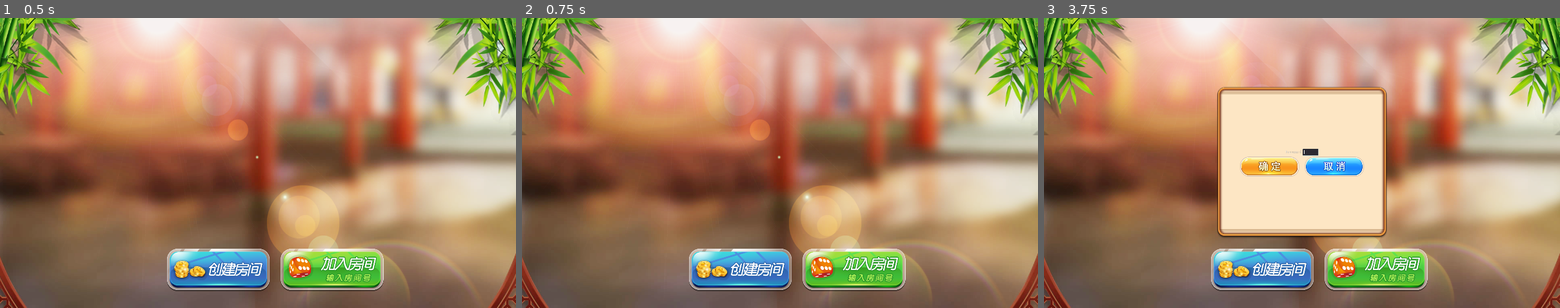
Above: before the commit, frames 1-3 (left to right).
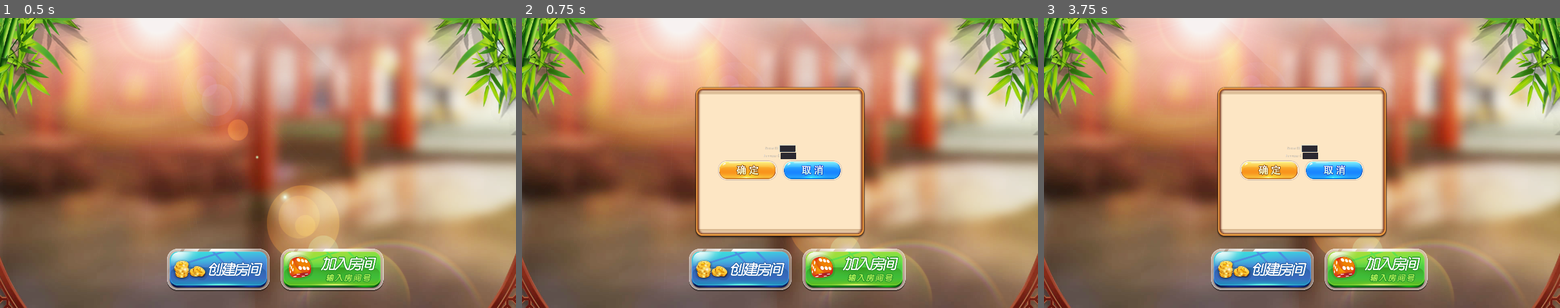
Above: after the commit, the same moments.

Repository: c-my/MahjongGame
Game: Godot game, scene res://Hall.tscn
Two runs of this game, one before a commit and one after it. Both use one fixed random seed, a clock stepped at 60 frames per second and the inputs below.
Inputs (mouse positions are in pixels of both pictures, inside the frame that each line leads up to):
- Up to frame 1 (0.5 s): no input
- Up to frame 2 (0.75 s): click (852, 270) at 0.5 s
- Up to frame 3 (3.75 s): click (1271, 171) at 1.27 s; click (1332, 171) at 2.02 s; click (1374, 270) at 2.75 s; click (1260, 270) at 3.5 s

Frame 1 is identical in both runs. In frame 2, 17% of the frame differs, in the area x 33-67%, y 23-76%; in frame 3, 1.5%.

Commit message:
Fix: convert table-order to integer

Diff:
--- a/Hall.gd
+++ b/Hall.gd
@@ -1,12 +1,17 @@
 extends Node2D
 
+const Success       = 1
+const NoSuchRoom    = -1
+const NoSeat        = -2
+const WrongPassword = -3
 
 var my_user_id=0
 
 
 # Called when the node enters the scene tree for the first time.
 func _ready():
-	$CreateRoomRequest.connect("request_completed", self, "on_request_completed")
+	$CreateRoomRequest.connect("request_completed", self, "on_create_request_completed")
+	$JoinRoomRequest.connect("request_completed", self, "on_join_request_completed")
 	ConnManager.connect("conn_success", self, "on_ws_established")
 
 
@@ -22,13 +27,28 @@
 func _on_CreateRoomButton_pressed():
 	$CreateRoomDialog.popup_centered()
 
-func _on_CancelButton_pressed():
+func _on_CreateRoom_ConfirmButton_pressed():
+	send_create_room()
+
+func _on_CreateRoom_CancelButton_pressed():
 	$CreateRoomDialog.hide()
-	pass # Replace with function body.
 
-func on_request_completed(result, response_code, headers, body):
+func _on_EnterRoomButton_pressed():
+	$JoinRoomDialog.popup_centered()
+
+func _on_JoinRoom_ConfirmButton_pressed():
+	if $JoinRoomDialog/VoxContainer/RoomIDContainer/RoomIDEdit.text.is_valid_integer():
+		send_join_room()
+	else:
+		#提示错误
+		pass
+
+func _on_JoinRoom_CancelButton_pressed():
+	$JoinRoomDialog.hide()
+
+func on_create_request_completed(result, response_code, headers, body):
 	if result!=HTTPRequest.RESULT_SUCCESS:
-		pass
+		print_debug("http response error when creating room")
 	var json = JSON.parse(body.get_string_from_utf8())
 	var res = json.result
 	if res["success"]==true:
@@ -37,6 +57,21 @@
 		ConnManager.connect_ws(my_user_id)
 	else:
 		print_debug("failed to create room")
+
+
+func on_join_request_completed(result, response_code, headers, body):
+	if result!=HTTPRequest.RESULT_SUCCESS:
+		print_debug("http response error when joining room")
+	var json = JSON.parse(body.get_string_from_utf8())
+	var res = json.result
+	if res["success"]==true:
+		print_debug("room joined")
+		# connect to websocket
+		ConnManager.connect_ws(my_user_id)
+	else:
+		var reason = res["reason"]
+		print_debug("failed to join room")
+
 
 
 func send_create_room():
@@ -52,11 +87,8 @@
 	var use_ssl = false
 	var headers = ["Content-Type: application/json"]
 	var dict = {"user_id":my_user_id,
-		"room_id":0,
-		"passwd":""}
+		"room_id":$JoinRoomDialog/VoxContainer/RoomIDContainer/RoomIDEdit.text.to_int(),
+		"passwd":$JoinRoomDialog/VoxContainer/PasswdContainer/PasswordEdit.text}
 	var data = to_json(dict)
-
-
-
-func _on_ConfirmButton_pressed():
-	send_create_room()
+	print_debug(data)
+	$JoinRoomRequest.request(Constants.HTTP.ROOM_URL, headers, use_ssl, HTTPClient.METHOD_PUT, data)
--- a/Hall.tscn
+++ b/Hall.tscn
@@ -99,7 +99,73 @@
 margin_bottom = 40.0
 texture_normal = ExtResource( 6 )
 
+[node name="JoinRoomDialog" type="PopupPanel" parent="."]
+margin_right = 48.0
+margin_bottom = 40.0
+custom_styles/panel = SubResource( 1 )
+popup_exclusive = true
+
+[node name="TextureRect" type="TextureRect" parent="JoinRoomDialog"]
+visible = false
+margin_right = 640.0
+margin_bottom = 569.0
+texture = ExtResource( 7 )
+
+[node name="VoxContainer" type="VBoxContainer" parent="JoinRoomDialog"]
+margin_right = 640.0
+margin_bottom = 569.0
+alignment = 1
+
+[node name="RoomIDContainer" type="HBoxContainer" parent="JoinRoomDialog/VoxContainer"]
+margin_right = 40.0
+margin_bottom = 40.0
+alignment = 1
+
+[node name="RoomIDLabel" type="Label" parent="JoinRoomDialog/VoxContainer/RoomIDContainer"]
+margin_right = 40.0
+margin_bottom = 14.0
+text = "RoomID"
+
+[node name="RoomIDEdit" type="LineEdit" parent="JoinRoomDialog/VoxContainer/RoomIDContainer"]
+margin_right = 58.0
+margin_bottom = 24.0
+
+[node name="PasswdContainer" type="HBoxContainer" parent="JoinRoomDialog/VoxContainer"]
+margin_right = 40.0
+margin_bottom = 40.0
+alignment = 1
+
+[node name="PasswordLabel" type="Label" parent="JoinRoomDialog/VoxContainer/PasswdContainer"]
+margin_right = 40.0
+margin_bottom = 14.0
+text = "Password"
+
+[node name="PasswordEdit" type="LineEdit" parent="JoinRoomDialog/VoxContainer/PasswdContainer"]
+margin_right = 58.0
+margin_bottom = 24.0
+
+[node name="ButtonContainer" type="HBoxContainer" parent="JoinRoomDialog/VoxContainer"]
+margin_right = 40.0
+margin_bottom = 40.0
+custom_constants/separation = 20
+alignment = 1
+
+[node name="ConfirmButton" type="TextureButton" parent="JoinRoomDialog/VoxContainer/ButtonContainer"]
+margin_right = 40.0
+margin_bottom = 40.0
+texture_normal = ExtResource( 5 )
+
+[node name="CancelButton" type="TextureButton" parent="JoinRoomDialog/VoxContainer/ButtonContainer"]
+margin_right = 40.0
+margin_bottom = 40.0
+texture_normal = ExtResource( 6 )
+
 [node name="CreateRoomRequest" type="HTTPRequest" parent="."]
+
+[node name="JoinRoomRequest" type="HTTPRequest" parent="."]
 [connection signal="pressed" from="ButtonContainer/CreateRoomButton" to="." method="_on_CreateRoomButton_pressed"]
-[connection signal="pressed" from="CreateRoomDialog/VoxContainer/ButtonContainer/ConfirmButton" to="." method="_on_ConfirmButton_pressed"]
-[connection signal="pressed" from="CreateRoomDialog/VoxContainer/ButtonContainer/CancelButton" to="." method="_on_CancelButton_pressed"]
+[connection signal="pressed" from="ButtonContainer/EnterRoomButton" to="." method="_on_EnterRoomButton_pressed"]
+[connection signal="pressed" from="CreateRoomDialog/VoxContainer/ButtonContainer/ConfirmButton" to="." method="_on_CreateRoom_ConfirmButton_pressed"]
+[connection signal="pressed" from="CreateRoomDialog/VoxContainer/ButtonContainer/CancelButton" to="." method="_on_CreateRoom_CancelButton_pressed"]
+[connection signal="pressed" from="JoinRoomDialog/VoxContainer/ButtonContainer/ConfirmButton" to="." method="_on_JoinRoom_ConfirmButton_pressed"]
+[connection signal="pressed" from="JoinRoomDialog/VoxContainer/ButtonContainer/CancelButton" to="." method="_on_JoinRoom_CancelButton_pressed"]
--- a/Table/Table.gd
+++ b/Table/Table.gd
@@ -37,7 +37,7 @@
 	just_clicked = false
 
 func handle_table_order_msg(msg):
-	my_table_order = msg["table_order"]
+	my_table_order = int(msg["table_order"])
 	print_debug("set table order: ", my_table_order)
 
 
@@ -222,21 +222,6 @@
 	$LeftHand.show_tiles(randi()%13)
 
 
-func _on_Button4_pressed():
-	my_table_order = 0
-
-
-func _on_Button5_pressed():
-	my_table_order = 1
-
-
-func _on_Button6_pressed():
-	my_table_order = 2
-
-
-func _on_Button7_pressed():
-	my_table_order = 3
-
 
 func _on_Button9_pressed():
 	ConnManager.send_start()
--- a/Table/Table.tscn
+++ b/Table/Table.tscn
@@ -206,32 +206,8 @@
 "_edit_use_anchors_": false
 }
 
-[node name="One" type="Button" parent="VBoxContainer/TestButtons"]
-margin_right = 55.0
-margin_bottom = 20.0
-text = "  One  "
-
-[node name="Two" type="Button" parent="VBoxContainer/TestButtons"]
-margin_left = 65.0
-margin_right = 118.0
-margin_bottom = 20.0
-text = "  Two  "
-
-[node name="Three" type="Button" parent="VBoxContainer/TestButtons"]
-margin_left = 128.0
-margin_right = 192.0
-margin_bottom = 20.0
-text = "  Three  "
-
-[node name="Four" type="Button" parent="VBoxContainer/TestButtons"]
-margin_left = 202.0
-margin_right = 258.0
-margin_bottom = 20.0
-text = "  Four  "
-
 [node name="StartButton" type="Button" parent="VBoxContainer/TestButtons"]
-margin_left = 268.0
-margin_right = 309.0
+margin_right = 41.0
 margin_bottom = 20.0
 text = "Start"
 
@@ -298,10 +274,6 @@
 margin_right = 782.0
 margin_bottom = 20.0
 text = "BottomShown"
-[connection signal="pressed" from="VBoxContainer/TestButtons/One" to="." method="_on_Button4_pressed"]
-[connection signal="pressed" from="VBoxContainer/TestButtons/Two" to="." method="_on_Button5_pressed"]
-[connection signal="pressed" from="VBoxContainer/TestButtons/Three" to="." method="_on_Button6_pressed"]
-[connection signal="pressed" from="VBoxContainer/TestButtons/Four" to="." method="_on_Button7_pressed"]
 [connection signal="pressed" from="VBoxContainer/TestButtons/StartButton" to="." method="_on_Button9_pressed"]
 [connection signal="pressed" from="VBoxContainer/HBoxContainer/Button" to="." method="_on_Button_pressed"]
 [connection signal="pressed" from="VBoxContainer/HBoxContainer/Button3" to="." method="_on_Button3_pressed"]
